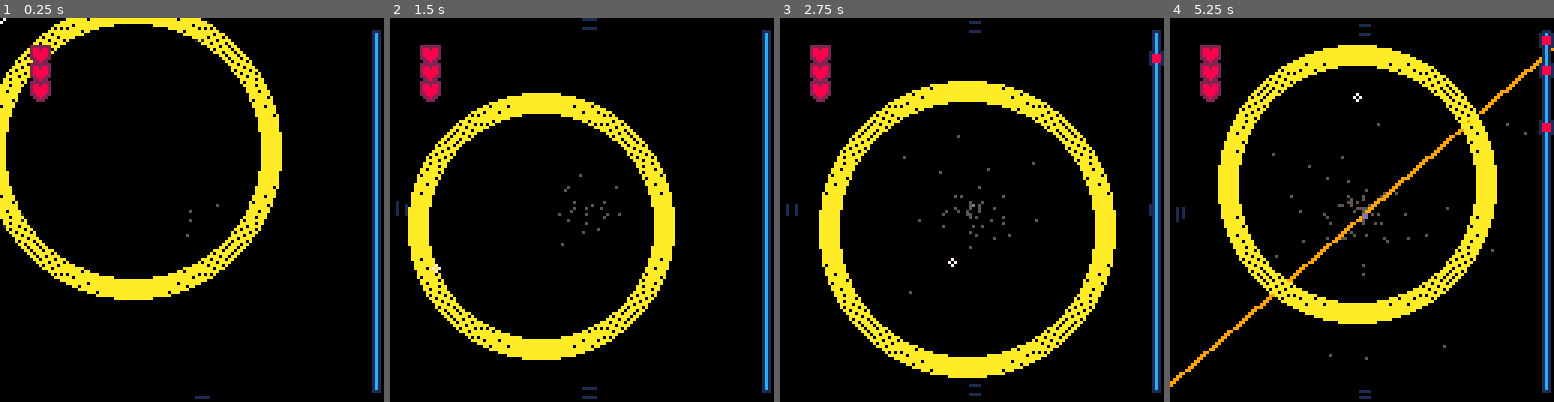
Above: before the commit, frames 1-4 (left to right).
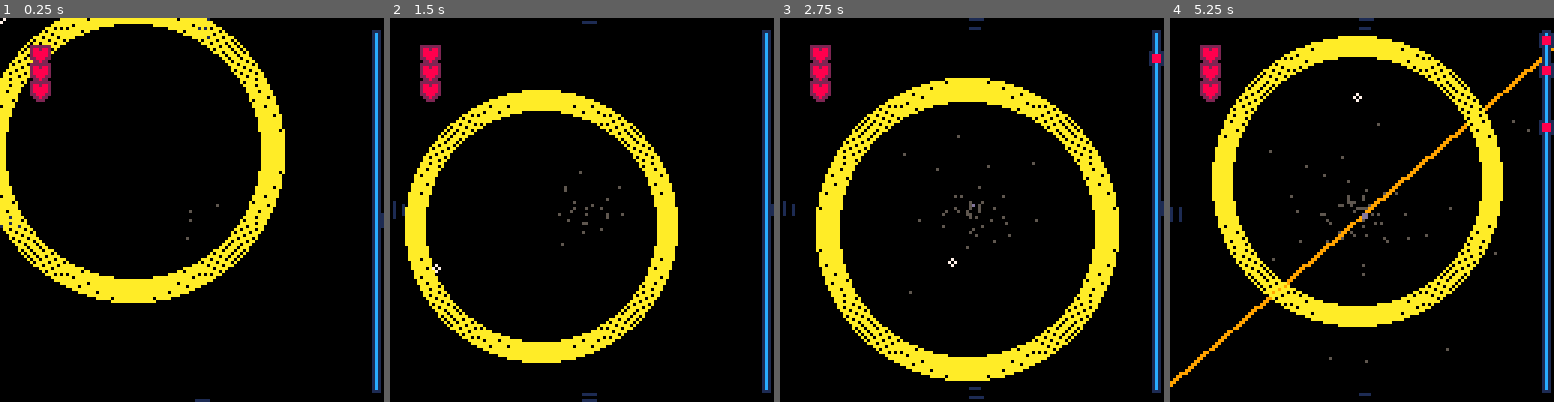
Above: after the commit, the same moments.

Repository: Alfie-Edwards/LoopHole
Game: PICO-8 cartridge loop.p8
Same seed, same stepped clock (60 frames per second), same inputs: the game is played once before the commit and once after it.
Inputs (mouse positions are in pixels of both pictures, inside the frame that each line leads up to):
- Up to frame 1 (0.25 s): no input
- Up to frame 2 (1.5 s): tap X (X key) at 0.33, 1.07 s; click (670, 121) at 0.67 s; tap O (Z key) at 0.7 s; click (436, 267) at 1.22 s
- Up to frame 3 (2.75 s): tap O (Z key) at 1.7, 2.1, 2.5 s; click (887, 114) at 1.77 s; tap X (X key) at 1.85 s; click (952, 259) at 2.32 s
- Up to frame 4 (5.25 s): click (1404, 106) at 2.87 s; tap O (Z key) every 0.4 s from 2.9 to 4.9 s; tap X (X key) at 2.97, 4.08, 5.2 s; click (1465, 256) at 3.42 s; click (1231, 102) at 3.97 s; click (1292, 248) at 4.52 s; click (1354, 94) at 5.07 s

The runs differ from the first frame. In frame 1, 1.4% of the frame differs, in the area x 0-100%, y 0-100%; in frame 2, 3.3%; in frame 3, 2.2%; in frame 4, 8.3%, in the area x 0-94%, y 0-100%.

Commit message:
Improve scaling appearance

Diff:
--- a/loop.p8
+++ b/loop.p8
@@ -27,7 +27,7 @@
 	speed = 0.2
 	z_start = 30
 	paralax_amount = 0.1
-	zoom_amount = 0.08
+	zoom_amount = 0.3
 
 	dust_particles = {}
 	dust_spawn_period = 0.05
@@ -399,7 +399,7 @@
 function update_cam()
 	cam.x = loop.x * paralax_amount
 	cam.y = loop.y * paralax_amount
-	cam.zoom = 64 / loop.r
+	cam.zoom = 8 / sqrt(loop.r)
 	cam.zoom = 1 + (zoom_amount * (cam.zoom - 1))
 	camera(cam.x - 64, cam.y - 64)
 end
